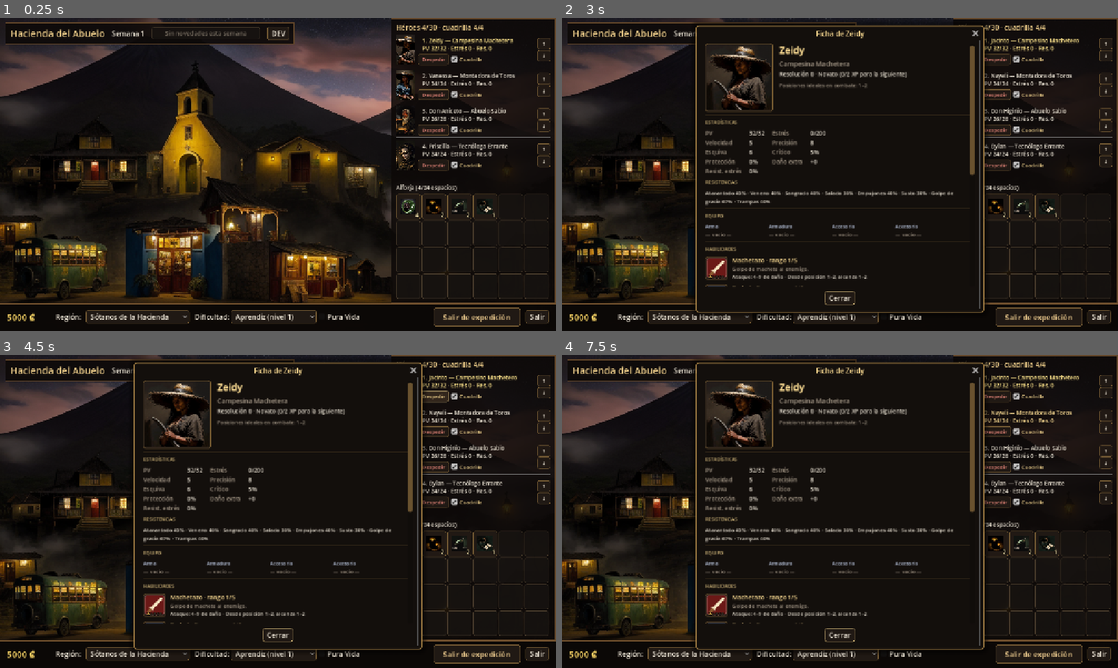
Above: before the commit, frames 1-4 (two rows, left to right).
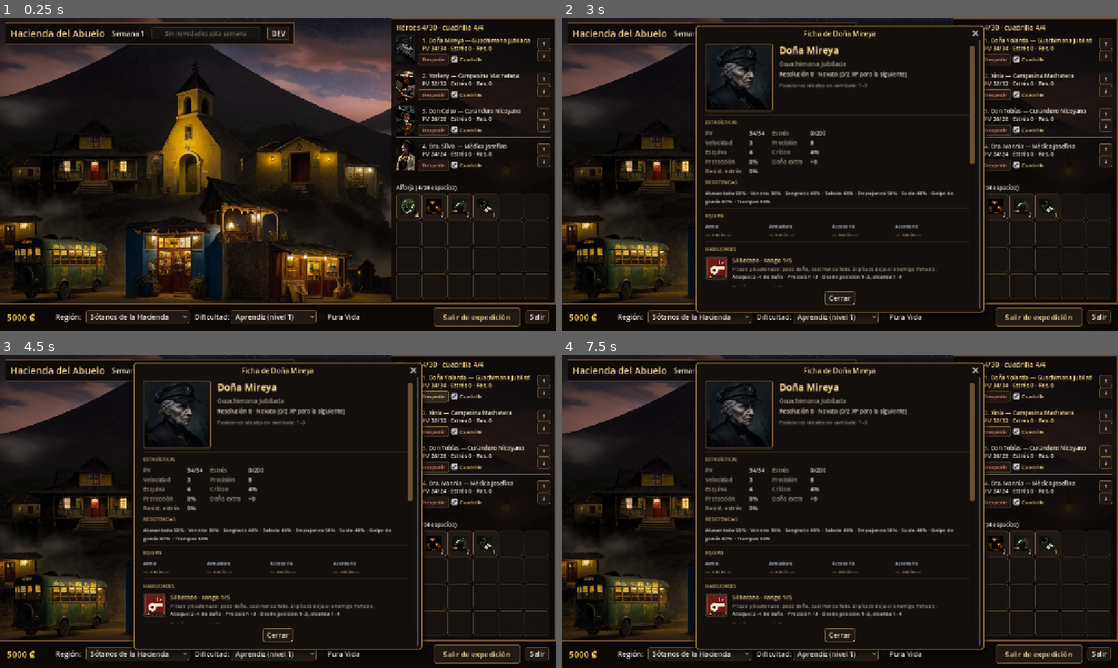
Above: after the commit, the same moments.

Repository: betexcr/darkest-tico
Game: Godot game, scene res://scenes/bootstrap/main.tscn
The game is run twice, just before and just after one commit, with the same random seed, the same clock (stepped at 60 frames per second) and the same inputs.
Inputs (mouse positions are in pixels of both pictures, inside the frame that each line leads up to):
- Up to frame 1 (0.25 s): no input
- Up to frame 2 (3 s): click "DEV" at 0.5 s; click "Reiniciar el juego desde cero…" at 1.25 s; click "Reiniciar" at 2 s; click (1040, 43) at 2.75 s, where only the run before the commit has a clickable "1. Zeidy — Campesina Macheter…"
- Up to frame 3 (4.5 s): click (478, 380) at 3.5 s, where only the run after the commit has a clickable "1. Doña Yolanda — Guachimana …"; click "Despedir" at 4.25 s
- Up to frame 4 (7.5 s): click "Cuadrilla" at 5 s; click "↑" at 5.75 s; click "↓" at 6.5 s; click (1040, 417) at 7.25 s, where only the run before the commit has a clickable "2. Nayeli — Montadora de Toro…"

The runs differ from the first frame. In frame 1, 1.4% of the frame differs, in the area x 71-96%, y 5-49%; in frame 2, 3.2%; in frame 3, 3.2%; in frame 4, 3.2%, in the area x 25-96%, y 4-86%.

Commit message:
P4-25: random starting party, always 2 warriors + 2 supports
Co-Authored-By: Claude Opus 5.5 <noreply@anthropic.com>
Claude-Session: https://claude.ai/code/session_01Cq1nng4Rxnj6eAF1hV9hRo

Diff:
--- a/data/heroes.json
+++ b/data/heroes.json
@@ -1,5 +1,6 @@
 {
-  "_doc": "Hero classes. names: Tico names given to recruits …(120 unchanged characters)… an ally or party skill (AGENTS.md §4). ranks: the class's preferred battlefield  …(76 unchanged characters)…
+  "_doc": "Hero classes. names: Tico names given to recruits …(120 unchanged characters)… an ally or party skill (AGENTS.md §4). role: warrior (front-liner) | support (back-liner), used to draw the starting party (starter_party). ranks: the class's preferred battlefield  …(76 unchanged characters)…
+  "starter_party": {"_doc": "A new campaign (no save, or the dev reset) starts with this many random classes of each role (owner 2026-11-20); warriors stand in front. -s scripts (tests, sims) use fixed instead.", "warrior": 2, "support": 2, "fixed": ["campesino", "montador", "abuela", "tecnologo"]},
   "heroes": [
     {
       "id": "campesino",
@@ -26,6 +27,7 @@
         "palabras_de_animo",
         "vendaje_de_trapo"
       ],
+      "role": "warrior",
       "base_sex": "m",
       "class_names": {
         "m": "Campesino Machetero",
@@ -112,6 +114,7 @@
         "palabras_de_animo",
         "charla_de_fogon"
       ],
+      "role": "support",
       "base_sex": "f",
       "class_names": {
         "m": "Abuelo Sabio",
@@ -198,6 +201,7 @@
         "vendaje_de_trapo",
         "charla_de_fogon"
       ],
+      "role": "support",
       "base_sex": "m",
       "class_names": {
         "m": "Tecnólogo Errante",
@@ -283,6 +287,7 @@
         "palabras_de_animo",
         "vendaje_de_trapo"
       ],
+      "role": "warrior",
       "base_sex": "m",
       "class_names": {
         "m": "Montador de Toros",
@@ -369,6 +374,7 @@
         "vendaje_de_trapo",
         "charla_de_fogon"
       ],
+      "role": "warrior",
       "base_sex": "m",
       "class_names": {
         "m": "Guachimán Jubilado",
@@ -454,6 +460,7 @@
         "palabras_de_animo",
         "charla_de_fogon"
       ],
+      "role": "support",
       "base_sex": "f",
       "class_names": {
         "m": "Médico Josefino",
@@ -540,6 +547,7 @@
         "palabras_de_animo",
         "vendaje_de_trapo"
       ],
+      "role": "support",
       "base_sex": "f",
       "class_names": {
         "m": "Curandero Nicoyano",
@@ -626,6 +634,7 @@
         "palabras_de_animo",
         "vendaje_de_trapo"
       ],
+      "role": "warrior",
       "base_sex": "f",
       "class_names": {
         "m": "Exorcista de Barrio",
--- a/scripts/autoload/game_state.gd
+++ b/scripts/autoload/game_state.gd
@@ -171,6 +171,8 @@
 var _items_by_id: Dictionary = {}
 var _item_order: Array = []
 var _starter_inventory: Array = []
+## heroes.json `starter_party`: how many random warriors / supports a new campaign starts with.
+var _starter_party: Dictionary = {}
 var _curios_by_id: Dictionary = {}
 ## Rooms revealed by curios (map scouting) this mission.
 var scouted_node_ids: Array = []
@@ -264,6 +266,7 @@
 	var e_data = DataLoaderScript.load_json(ENEMIES_PATH)
 	if h_data is Dictionary:
 		_heroes_by_id = DataLoaderScript.heroes_catalog(h_data)
+		_starter_party = h_data.get("starter_party", {})
 	if s_data is Dictionary:
 		_skills_by_id = DataLoaderScript.skills_catalog(s_data)
 	if e_data is Dictionary and e_data.get("enemies") is Dictionary:
@@ -804,12 +807,15 @@
 	return _heroes_by_id.get(hero_id, {})
 
 
-## New game: the four starter classes, all in the party, plus a fresh recruit pool.
-func reset_party_from_catalog() -> void:
+## New game: four starter heroes, all in the party, plus a fresh recruit pool.
+## `random_classes` (a real new campaign, owner 2026-11-20): random classes, always
+## `starter_party.warrior` warriors and `starter_party.support` supports, warriors in front.
+## Without it (tests, sims) the fixed `starter_party.fixed` classes, so runs stay comparable.
+func reset_party_from_catalog(random_classes: bool = false) -> void:
 	roster.clear()
 	party.clear()
 	# Formation order (P1-03a): each starting hero stands in one of their class's positions.
-	for id in ["campesino", "montador", "abuela", "tecnologo"]:
+	for id in (starter_class_ids_random() if random_classes else _starter_party.get("fixed", [])):
 		var t: Dictionary = _heroes_by_id.get(id, {})
 		if not t.is_empty():
 			var h: Dictionary = _instantiate_hero(t)
@@ -818,6 +824,25 @@
 			party.append(h)
 	refresh_recruits()
 	reset_week_counters()
+
+
+## Random starting classes: the warriors first (front), then the supports, no class twice.
+## Each group is ordered so a hero stands in one of their class's positions where possible.
+func starter_class_ids_random() -> Array:
+	var out: Array = []
+	for role in ["warrior", "support"]:
+		var pool: Array = _heroes_by_id.keys().filter(func(k): return str(_heroes_by_id[k].get("role", "")) == role)
+		pool.shuffle()
+		var pick: Array = pool.slice(0, int(_starter_party.get(role, 0)))
+		# Front-most preferred position first (e.g. Médica Josefina [3, 4] behind a [2, 3, 4]).
+		pick.sort_custom(func(a, b): return _front_rank(a) < _front_rank(b))
+		out.append_array(pick)
+	return out
+
+
+func _front_rank(class_id: String) -> int:
+	var r: Array = _heroes_by_id.get(class_id, {}).get("ranks", [])
+	return int(r.min()) if not r.is_empty() else PARTY_SIZE
 
 
 ## The class's name for a man or a woman ("Campesino Machetero" / "Campesina Machetera").
@@ -1412,7 +1437,7 @@
 	fresh.free()
 	_load_registries()
 	reset_inventory_to_starter()
-	reset_party_from_catalog()
+	reset_party_from_catalog(true)
 
 
 ## One more resolve level (its XP, as on the victory screen). Returns a message.
--- a/scripts/autoload/save_service.gd
+++ b/scripts/autoload/save_service.gd
@@ -24,7 +24,7 @@
 		GameState.reset_party_from_catalog()
 		return
 	if not load_game():
-		GameState.reset_party_from_catalog()
+		GameState.reset_party_from_catalog(true)  # new campaign: random 2 warriors + 2 supports
 	save_game()
 
 
--- a/tests/test_hub.gd
+++ b/tests/test_hub.gd
@@ -195,5 +195,21 @@
 	_check(gs.roster.size() == 4 and gs.party.size() == 4 and int(gs.party[0]["stress"]) == 0, "…the four starter heroes, fresh")
 	_check(not gs.get_item("gallo_pinto").is_empty() and gs.get_hero_template("campesino").size() > 0, "…catalogs still loaded")
 	_check(start_inv > 0 and not gs.recruit_pool.is_empty(), "…starter alforja and new candidates")
+	# New campaign (owner 2026-11-20): random classes, always 2 warriors in front + 2 supports.
+	var combos: Dictionary = {}
+	for _i in 30:
+		gs.reset_party_from_catalog(true)
+		var roles: Array = gs.party.map(func(h): return str(gs.get_hero_template(str(h["hero_id"])).get("role", "")))
+		var ids: Array = gs.party.map(func(h): return str(h["hero_id"]))
+		var start_ids: Dictionary = {}
+		for id in ids:
+			start_ids[id] = true
+		if roles != ["warrior", "warrior", "support", "support"] or start_ids.size() != 4:
+			_check(false, "new campaign party is 2 warriors then 2 supports, no class twice (got %s)" % [ids])
+			break
+		combos[",".join(ids)] = true
+	_check(combos.size() > 1, "…and the classes change between new campaigns")
+	gs.reset_party_from_catalog()
+	_check(gs.party.map(func(h): return str(h["hero_id"])) == ["campesino", "montador", "abuela", "tecnologo"], "…while scripts keep the fixed starter party")
 	print("%d failure(s)" % _fail)
 	quit(1 if _fail > 0 else 0)
Not shown, changed: docs/12-phase-plan.md
Not shown, changed: docs/HANDOFF.md
